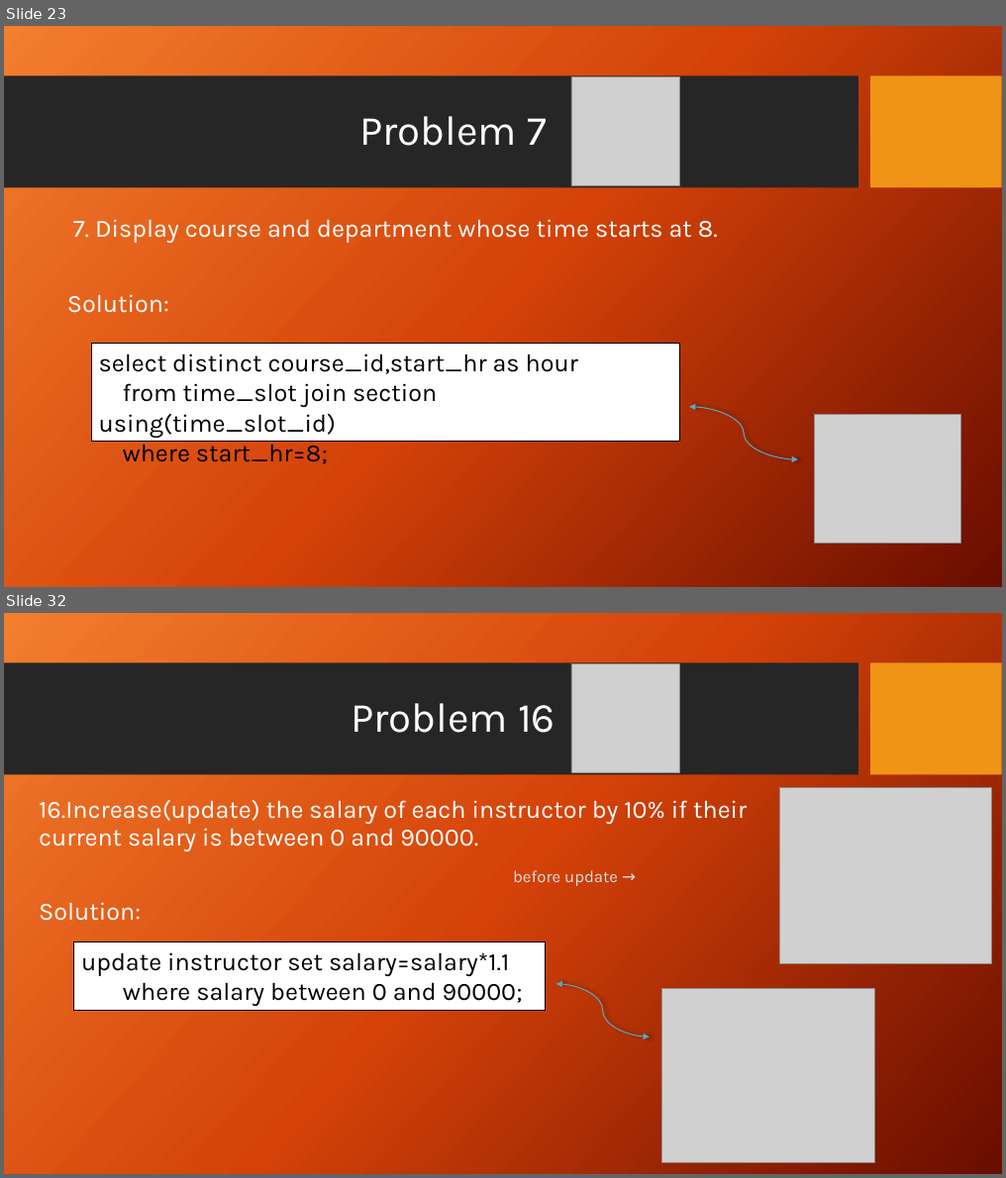
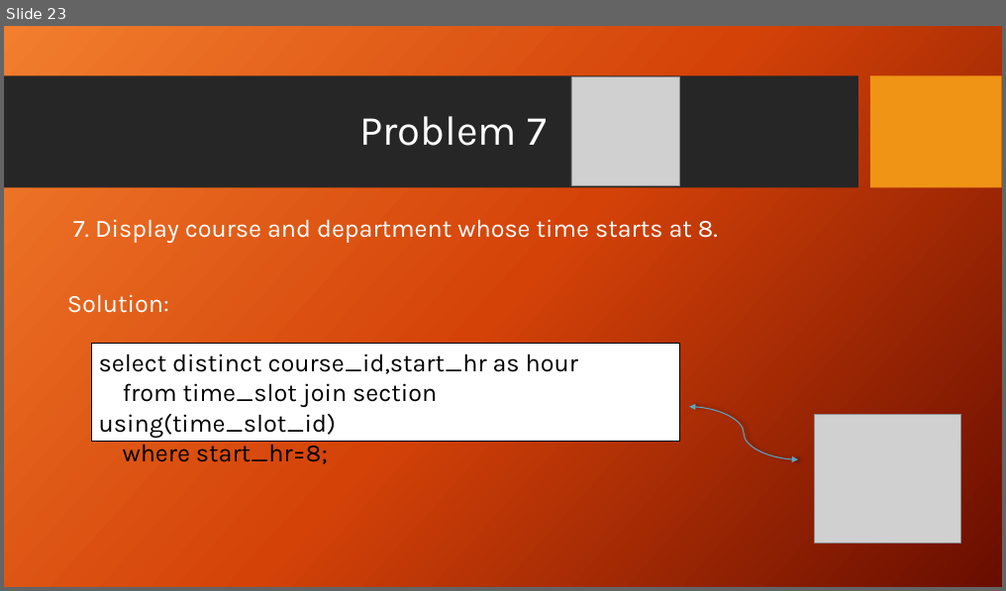
Before and after one commit to Antooo8/Antooo8, a slide deck: University Case study.pptx. Shown one above the other, each under a label of ours: slides 23 and 32 before the commit, slide 23 after it; the slides between them are not shown. The pictures are 1006x1178 and 1006x591 pixels, drawn with LibreOffice and Linux fonts; fonts in the diff are those of the drawing; grey boxes stand for pictures; background and template pictures are left out. Boxes give left, top, right and bottom in pixels: in the first picture for what was removed or moved away, otherwise in the second. Text is boxed around its words. In the diff, an @@ line names an element or a change of style, - is before the commit and + after.

```diff
--- a/University Case study.pptx
+++ b/University Case study.pptx
@@ slide 32 removed at (x1=4, y1=613, x2=1002, y2=1174), background picture (left out); not listed: 2 template elements that a slide beside it also shows @@
@@ picture removed at (x1=571, y1=663, x2=680, y2=772) @@
@@ title removed at (x1=350, y1=703, x2=555, y2=733) @@
-Problem 16
@@ picture removed at (x1=780, y1=787, x2=991, y2=963) @@
@@ text removed at (x1=39, y1=800, x2=746, y2=921) @@
-16.Increase(update) the salary of each instructor by 10% if their current salary is between 0 and 90000.
-before update →
-Solution:
@@ rectangle removed at (x1=73, y1=943, x2=545, y2=1011) @@
-update instructor set salary=salary*1.1
-where salary between 0 and 90000;
@@ curved double arrow removed from (555, 984) to (649, 1038) @@
@@ picture removed at (x1=662, y1=988, x2=874, y2=1162) @@
```
Also in this commit, not shown: 1 slide changed, 23 other slides removed.
